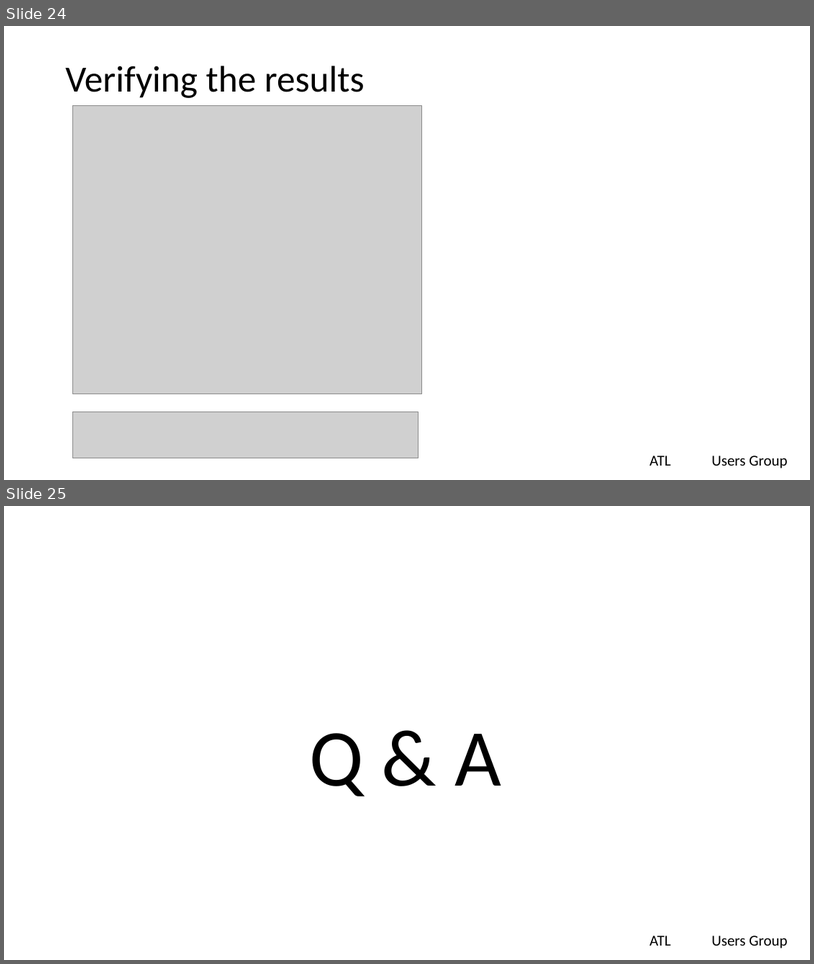
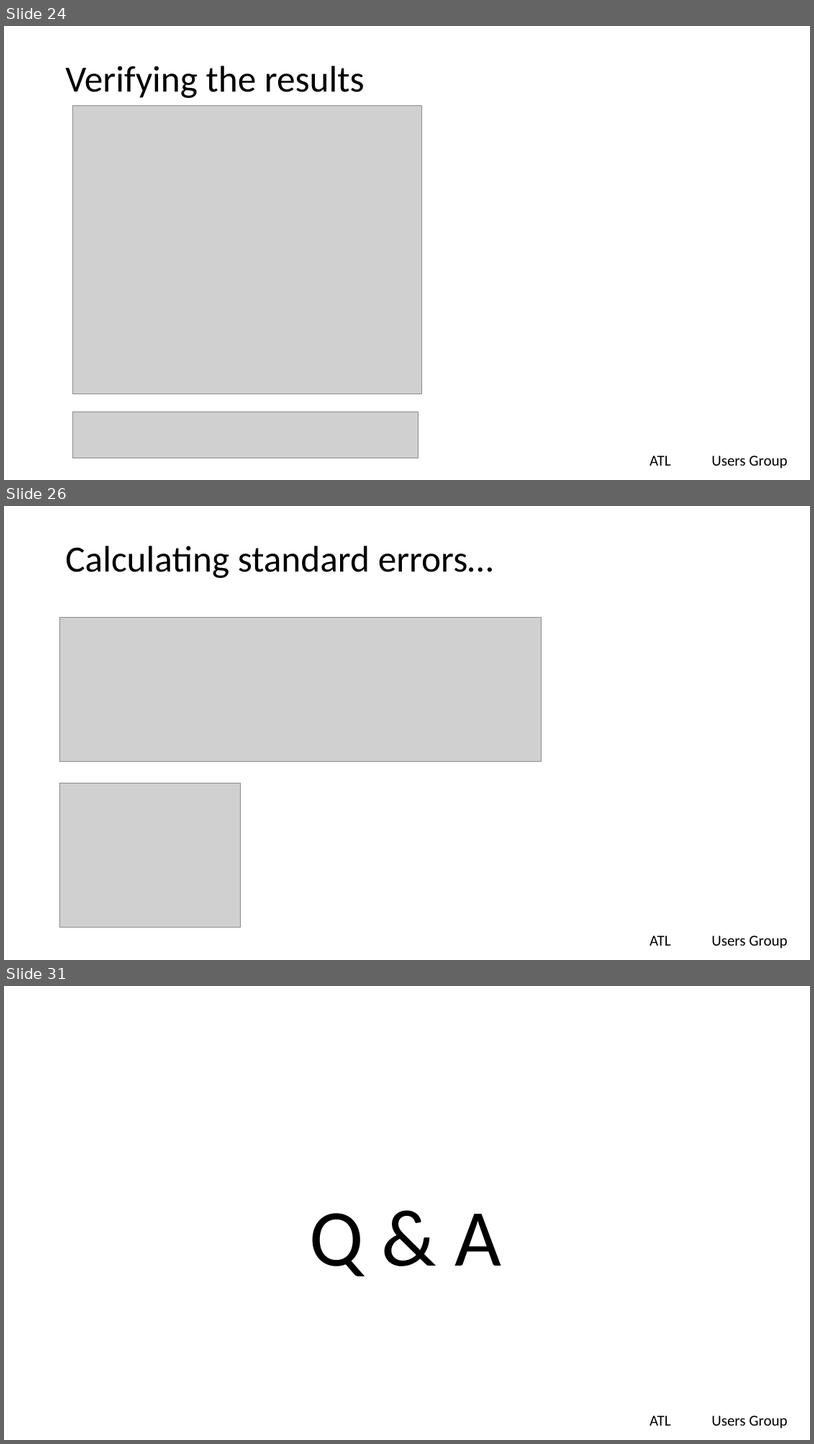
Before and after one commit to lgreski/tidycensus-vs-flatfiles, a slide deck: presentations/tidycensusVsFlatfiles.pptx. Shown one above the other, each under a label of ours: slides 24 and 25 before the commit, slides 24, 26 and 31 after it; the slides between them are not shown. The pictures are 814x964 and 814x1444 pixels, drawn with LibreOffice and Linux fonts; fonts in the diff are those of the drawing; grey boxes stand for pictures; background and template pictures are left out. Boxes give left, top, right and bottom in pixels: in the first picture for what was removed or moved away, otherwise in the second. Text is boxed around its words. In the diff, an @@ line names an element or a change of style, - is before the commit and + after.

```diff
--- a/presentations/tidycensusVsFlatfiles.pptx
+++ b/presentations/tidycensusVsFlatfiles.pptx
@@ slide 26 added at (4, 506, 810, 960), background #FFFFFF; not listed: 2 template elements that a slide beside it also shows @@
@@ title added at (65, 546, 494, 578), 44 pt, text #000000 @@
+Calculating standard errors…
@@ picture added at (59, 618, 542, 762) @@
@@ picture added at (59, 783, 241, 927) @@
@@ what was slide 25 is now slide 31 @@
```
Also in this commit, not shown: 1 slide changed, 5 other slides added, 1 other file.
